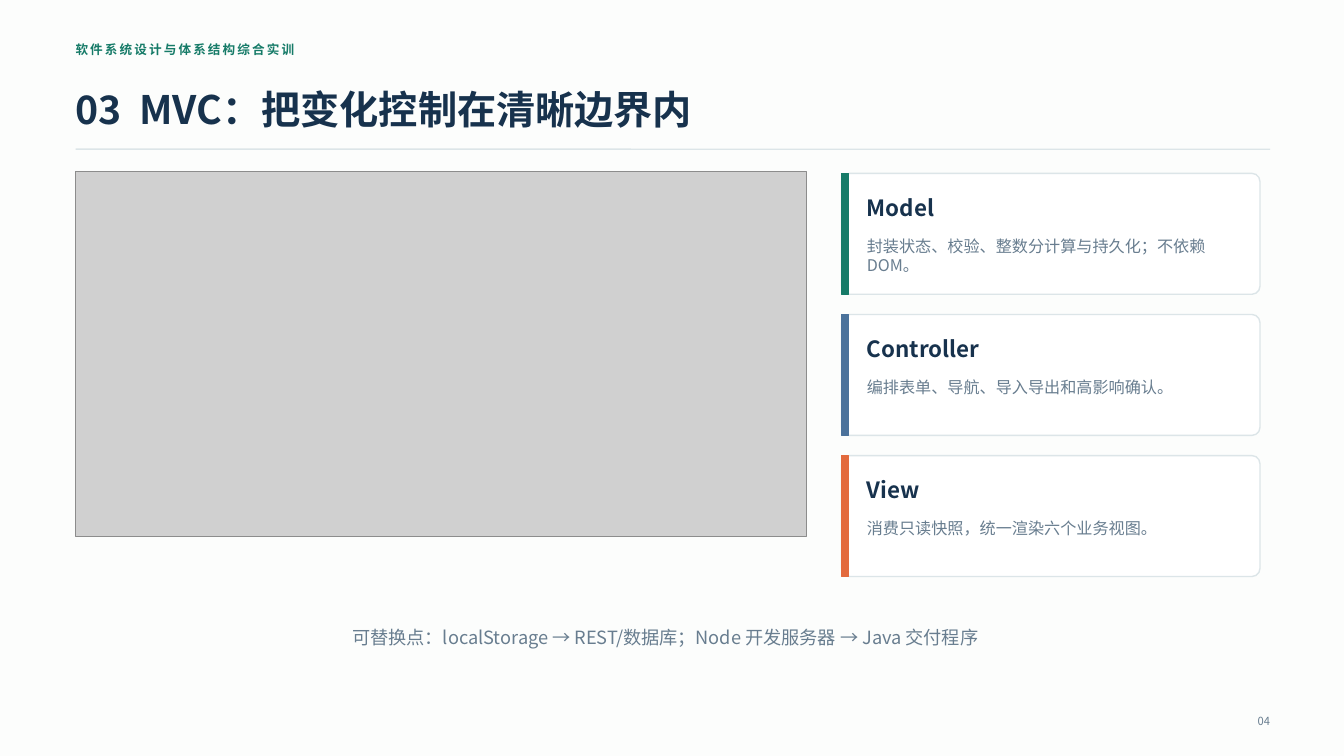
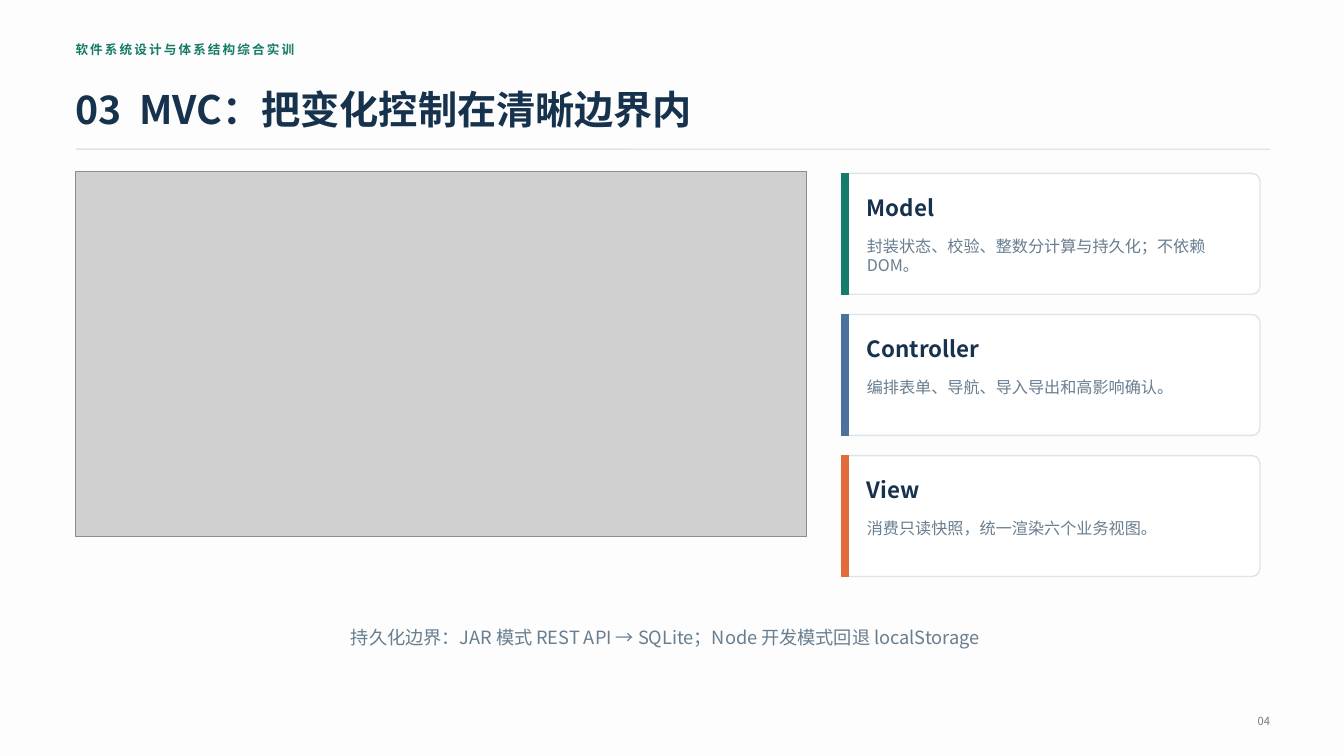
Before and after one commit to 0625jxx/yimu-finance-dashboard, a slide deck: slide 4 of deliverables/个人财务管理与可视化看板-答辩演示.pptx. Drawn at 1344x756 pixels with LibreOffice and Linux fonts; fonts in the diff are those of the drawing; grey boxes stand for pictures. Boxes give left, top, right and bottom in pixels: in the first picture for what was removed or moved away, otherwise in the second. Text is boxed around its words. In the diff, an @@ line names an element or a change of style, - is before the commit and + after.

Commit message:
feat: 报告设计模式章节补代码片段说明，完善交付
- 报告 5.1 观察者模式新增主题/观察者关键代码片段(附真实源码摘录)
- run.bat 双模式启动(有JAR走JAR、无JAR自动npm install)
- README 快速开始同步更新

```diff
--- a/deliverables/个人财务管理与可视化看板-答辩演示.pptx
+++ b/deliverables/个人财务管理与可视化看板-答辩演示.pptx
@@ text at [351, 629, 979, 649]: text changed @@
-可替换点：localStorage → REST/数据库；Node 开发服务器 → Java 交付程序
+持久化边界：JAR 模式 REST API → SQLite；Node 开发模式回退 localStorage
```
Also in this commit, not shown: 4 other slides changed, 14 other files.
